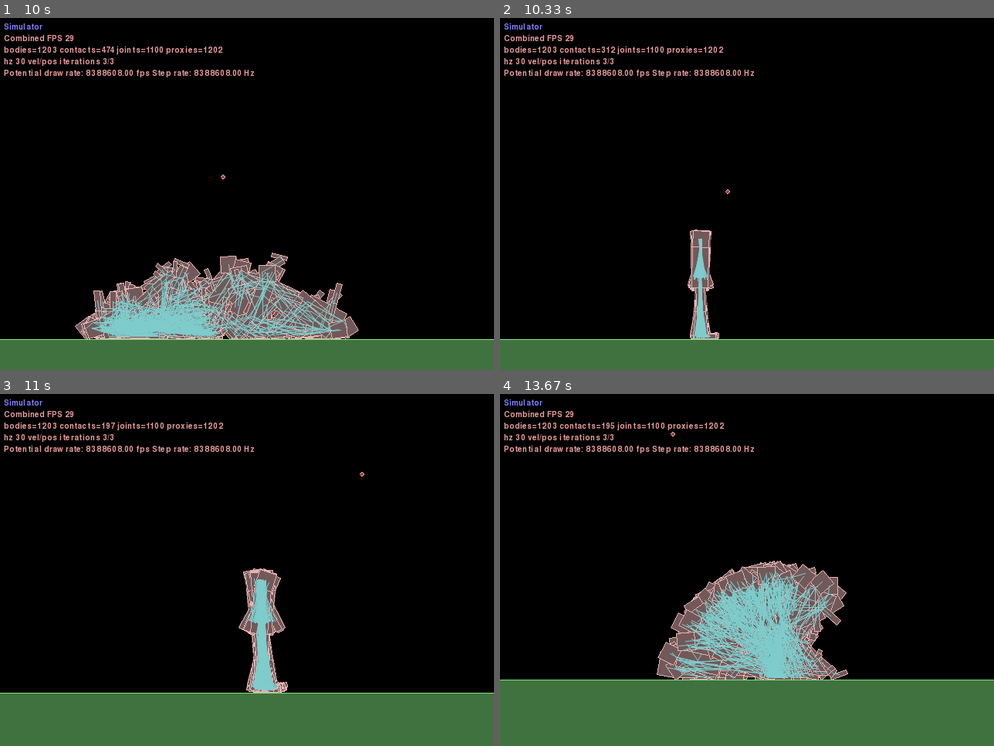
Above: before the commit, frames 1-4 (two rows, left to right).
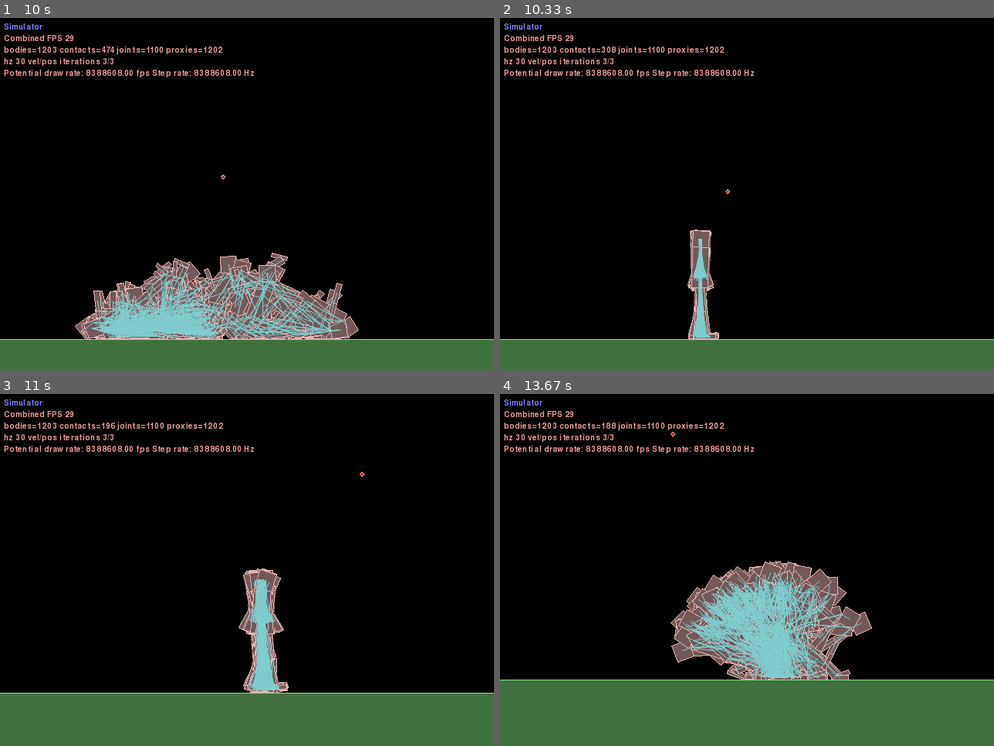
Above: after the commit, the same moments.

Repository: BradfordC/Walkers
Game: pygame game, started from simulator.py
Two runs of this game, one before a commit and one after it. Both use one fixed random seed, a clock stepped at 60 frames per second and the inputs below.
Inputs (mouse positions are in pixels of both pictures, inside the frame that each line leads up to):
- Up to frame 1 (10 s): hold Left 0.33-0.87 s; move the mouse to (237, 229) at 0.37 s; hold Down 0.9-1.2 s; move the mouse to (64, 148) at 0.93 s; tap Space at 0.97, 1.3, 1.6, 1.73, 2.13, 2.43, 2.8, 3.2, 3.5, 3.7, 4, 4.2, 4.53, 4.83, 5.03, 5.33, 5.93, 6.27, 6.57, 7.03, 7.43, 7.73, 8.1, 8.5, 8.8, 9, 9.3, 9.5, 9.83 s; hold Left 1.23-1.63 s; move the mouse to (316, 211) at 1.27 s; tap X at 1.38, 2.88, 4.28, 8.18, 9.58 s; hold Up 1.67-2.03 s; move the mouse to (113, 169) at 1.7 s; hold Right 2.07-2.7 s; move the mouse to (88, 236) at 2.1 s; tap Z at 2.22, 3.78, 5.12, 6.35, 7.52, 9.08 s; hold Down 2.73-3.1 s; move the mouse to (375, 49) at 2.77 s; hold Left 3.13-3.6 s; move the mouse to (251, 67) at 3.17 s; hold Right 3.63-4.1 s; move the mouse to (108, 130) at 3.67 s; hold Up 4.13-4.43 s; move the mouse to (321, 56) at 4.17 s; hold Right 4.47-4.93 s; move the mouse to (207, 162) at 4.5 s; hold Left 4.97-5.5 s; move the mouse to (330, 317) at 5 s; click (316, 232) at 5.58 s; hold Down 5.87-6.17 s; move the mouse to (103, 109) at 5.9 s; hold Left 6.2-6.6 s; move the mouse to (69, 274) at 6.23 s; move the mouse to (202, 260) at 6.63 s; click (202, 260) at 6.68 s; hold Up 6.97-7.33 s; click (98, 197) at 7.05 s; hold Right 7.37-8 s; click (187, 222) at 7.45 s; hold Down 8.03-8.4 s; click (138, 123) at 8.12 s; hold Left 8.43-8.9 s; click (237, 313) at 8.52 s; hold Right 8.93-9.4 s; move the mouse to (340, 299) at 8.97 s; click (340, 299) at 9.02 s; hold Up 9.43-9.73 s; click (345, 141) at 9.52 s; hold Right from 9.77 s (still down); click (74, 218) at 9.85 s
- Up to frame 2 (10.33 s): tap Space at 10.13 s; release Right at 10.23 s; hold Left from 10.27 s (still down); move the mouse to (677, 264) at 10.3 s
- Up to frame 3 (11 s): tap Space at 10.33, 10.63, 10.9 s; click (177, 640) at 10.35 s; tap Z at 10.42 s; release Left at 10.8 s; hold Down from 10.83 s (still down); click (370, 598) at 10.92 s; tap X at 10.98 s
- Up to frame 4 (13.67 s): release Down at 11.13 s; hold Left 11.17-11.57 s; tap Space at 11.23, 11.53, 11.67, 12.07, 12.37, 12.73, 13.13, 13.43, 13.63 s; click (643, 566) at 11.25 s; hold Up 11.6-11.97 s; move the mouse to (895, 464) at 11.63 s; click (895, 464) at 11.68 s; tap Z at 11.75, 13.22 s; hold Right 12-12.63 s; click (667, 665) at 12.08 s; tap X at 12.15 s; hold Down 12.67-13.03 s; click (663, 686) at 12.75 s; hold Left 13.07-13.53 s; click (821, 478) at 13.15 s; hold Right from 13.57 s (still down); click (816, 615) at 13.65 s

Frame 1 is identical in both runs. In frame 2, 0.4% of the frame differs, in the area x 21-46%, y 7-92%; in frame 3, 0.6%; in frame 4, 5.3%, in the area x 21-76%, y 7-82%.

Commit message:
Implement novelty search

Diff:
--- a/evolution/agent.py
+++ b/evolution/agent.py
@@ -6,6 +6,7 @@
     def __init__(self, network):
         self.network = network
         self.fitness = 0
+        self.novelty = 0
         #History of the agent during its generation, used for similarity testing
         self.history = []
 
--- a/evolution/population.py
+++ b/evolution/population.py
@@ -16,18 +16,44 @@
 
     #Set the fitness of all agents
     def setFitness(self, walkerList):
-        for i in range(len(walkerList)):
+        for i in range(len(self.agentList)):
             walkerPosition = walkerList[i].getTorsoPosition()
             self.agentList[i].fitness = walkerPosition[0] + walkerPosition[1];
 
+    #Find out how novel each agent is
+    def setNovelty(self):
+        #Make sure all novelties are set to 0, since we'll be adding to them
+        for agent in self.agentList:
+            agent.novelty = 0
+
+        #Novelty is based on the difference between an agent and all other agents
+        for i in range(len(self.agentList)):
+            for j in range(i + 1, len(self.agentList)):
+                firstAgent = self.agentList[i]
+                secondAgent = self.agentList[j]
+                difference = firstAgent.getDifference(secondAgent)
+                firstAgent.novelty += difference
+                secondAgent.novelty += difference
+
+        #Normalize novelty
+        for agent in self.agentList:
+            agent.novelty /= len(self.agentList)
+
     #Cross agents to create another population
-    def makeNextPopulation(self):
+    def makeNextPopulation(self, walkerList, selectionCriteria):
+        if(selectionCriteria == selection.OBJECTIVE):
+            self.setFitness(walkerList)
+            print(self.getHighestFitness())
+        elif(selectionCriteria == selection.NOVELTY):
+            self.setNovelty()
+            print(self.getHighestNovelty())
+
         nextPopulation = Population(len(self.agentList), self.agentList[0].network)
         for i in range(len(self.agentList)):
             #Pick a mate that isn't itself
             mate = i
             while(mate == i):
-                mate = selection.TournamentSelect(self.agentList, 3)
+                mate = selection.TournamentSelect(self.agentList, 3, selectionCriteria)
             #Crossover with mate
             nextPopulation.agentList[i] = self.agentList[i].cross(self.agentList[mate])
         #Small chance of mutations
@@ -43,6 +69,14 @@
                 highestFitness = agent.fitness
         return highestFitness
 
+    # Find the highest novelty value in the population
+    def getHighestNovelty(self):
+        highestNovelty = -999999999
+        for agent in self.agentList:
+            if (highestNovelty < agent.novelty):
+                highestNovelty = agent.novelty
+        return highestNovelty
+
     #Try to mutate all agents with a certain chance of mutation
     def mutateAll(self, mutationChance):
         for agent in self.agentList:
--- a/evolution/selection.py
+++ b/evolution/selection.py
@@ -1,15 +1,23 @@
 from evolution import agent
 import random
 
+OBJECTIVE = 0
+NOVELTY = 1
+
 #Returns a parent based on tournament selection
-def TournamentSelect(agentList, tournamentSize):
+def TournamentSelect(agentList, tournamentSize, selectionCriteria):
     tournamentCandidates = random.sample(range(len(agentList)), tournamentSize)
 
     #Find the best candidate in tournament
     largestFitness = -999999
     largestIndex = -1
     for candidate in tournamentCandidates:
-        candidateFitness = agentList[candidate].fitness
+        candidateFitness = 0
+        if(selectionCriteria == OBJECTIVE):
+            candidateFitness = agentList[candidate].fitness
+        elif(selectionCriteria == NOVELTY):
+            candidateFitness = agentList[candidate].novelty
+
         if(candidateFitness > largestFitness):
             largestFitness = candidateFitness
             largestIndex = candidate
--- a/simulator.py
+++ b/simulator.py
@@ -4,6 +4,7 @@
 from walker import Walker
 from networks.network import Network
 from evolution.population import Population
+from evolution import selection
 
 
 class Simulator(Framework):
@@ -56,11 +57,14 @@
             jointForces = [(i - .5)*25 for i in networkOutput]
             walker.setJointForces(jointForces)
 
+        #Every second, add each agent's state to its history
+        if (self.stepCount % 60) == 0:
+            for i in range(len(self.population.agentList)):
+                self.population.agentList[i].addToHistory(self.walkerList[i].getJointAngles())
+
         #Deal with the end of a trial
         if (self.stepCount % (self.secondsPerTrial * 60)) == 0:
-            self.population.setFitness(self.walkerList)
-            print(self.population.getHighestFitness())
-            self.population = self.population.makeNextPopulation()
+            self.population = self.population.makeNextPopulation(self.walkerList, selection.NOVELTY)
             for walker in self.walkerList:
                 walker.resetPosition()
 
